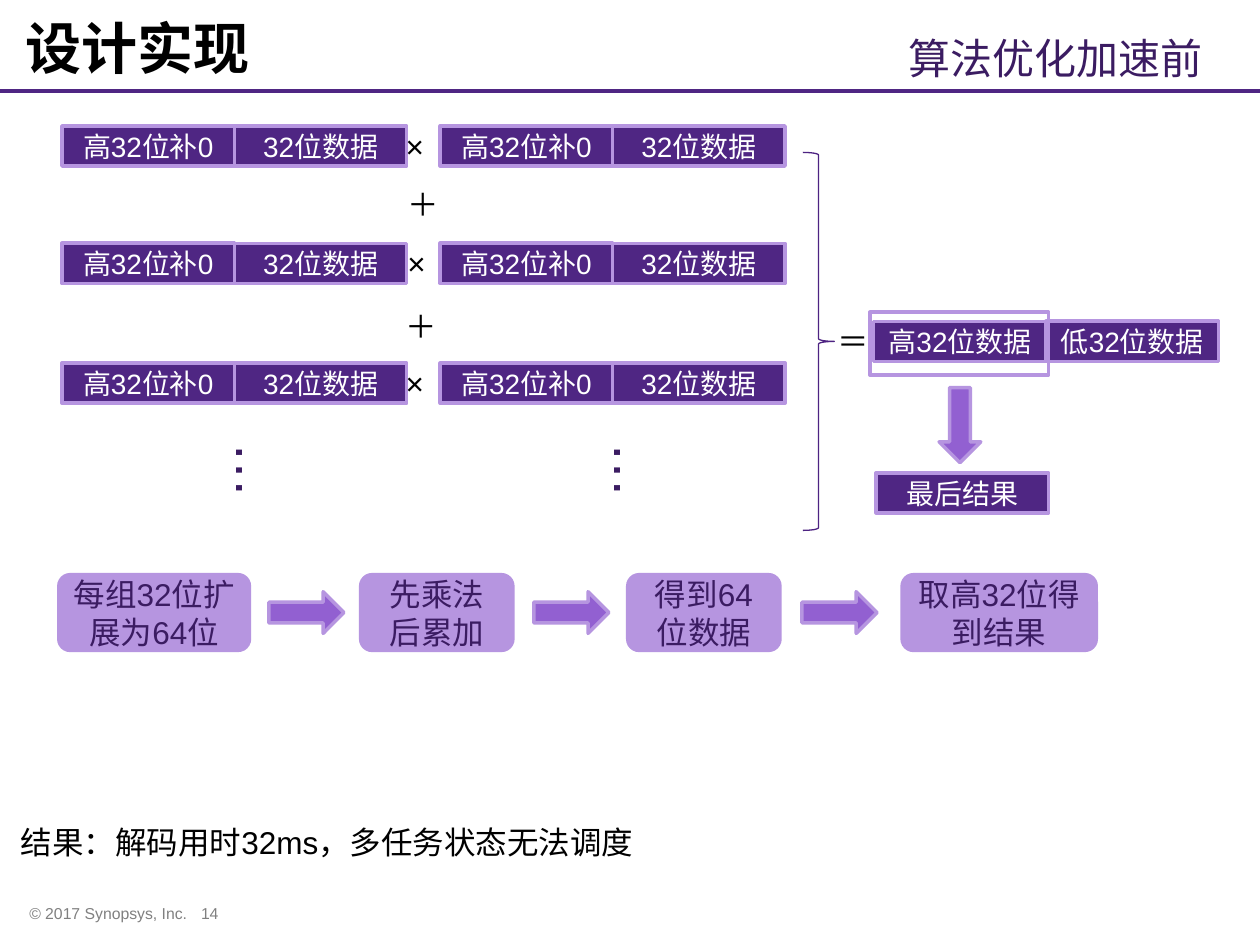
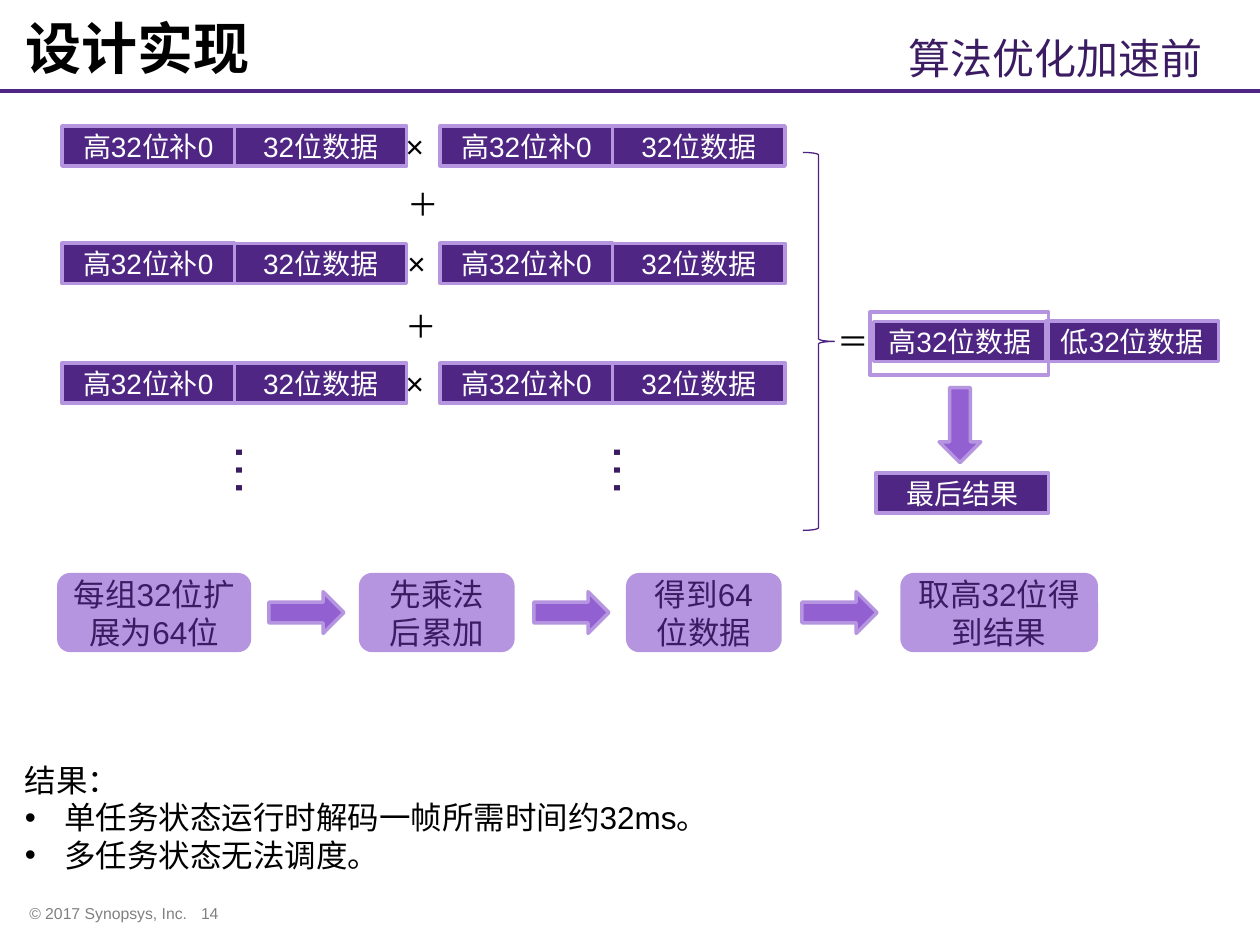
Before and after one commit to whutddk/iRhythm, a slide deck: slide 14 of doc/华智队作品展示PPT.pptx. Drawn at 1260x945 pixels with LibreOffice and Linux fonts; fonts in the diff are those of the drawing; background and template pictures are left out. Boxes give left, top, right and bottom in pixels: in the first picture for what was removed or moved away, otherwise in the second. Text is boxed around its words. In the diff, an @@ line names an element or a change of style, - is before the commit and + after.

```diff
--- a/doc/华智队作品展示PPT.pptx
+++ b/doc/华智队作品展示PPT.pptx
@@ text at (x1=25, y1=765, x2=708, y2=870): text changed @@
-结果：解码用时32ms，多任务状态无法调度
+结果：
+• 单任务状态运行时解码一帧所需时间约32ms。
+• 多任务状态无法调度。
```
Also in this commit, not shown: 5 other slides changed.
